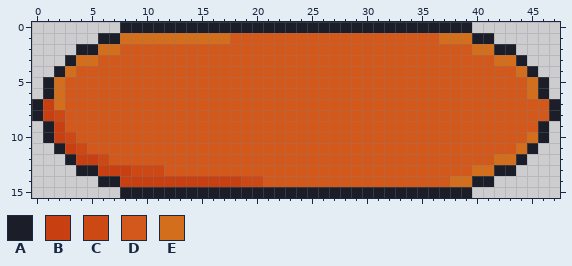
Pixel-art file: Art/UI/ButtonPressed.ase. Above, as it was before the edit.
48x16 pixels, 1 frame.
Palette (. is transparent): A #1b1e29  B #c83f11  C #cc4815  D #d3581c  E #d36e1c
Pixels before, first column x 0:
 0 ........AAAAAAAAAAAAAAAAAAAAAAAAAAAAAAAA........
 1 ......AAEEEEEEEEEEDDDDDDDDDDDDDDDDDDDEEEAA......
 2 ....AAEEDDDDDDDDDDDDDDDDDDDDDDDDDDDDDDDDEEAA....
 3 ...AEEDDDDDDDDDDDDDDDDDDDDDDDDDDDDDDDDDDDDEEA...
 4 ..AEDDDDDDDDDDDDDDDDDDDDDDDDDDDDDDDDDDDDDDDDEA..
 5 .AEDDDDDDDDDDDDDDDDDDDDDDDDDDDDDDDDDDDDDDDDDDEA.
 6 .AEDDDDDDDDDDDDDDDDDDDDDDDDDDDDDDDDDDDDDDDDDDEA.
 7 ABEDDDDDDDDDDDDDDDDDDDDDDDDDDDDDDDDDDDDDDDDDDDDA
 8 ABCDDDDDDDDDDDDDDDDDDDDDDDDDDDDDDDDDDDDDDDDDDDDA
 9 .ABDDDDDDDDDDDDDDDDDDDDDDDDDDDDDDDDDDDDDDDDDDDA.
10 .ABCDDDDDDDDDDDDDDDDDDDDDDDDDDDDDDDDDDDDDDDDDEA.
11 ..ABCDDDDDDDDDDDDDDDDDDDDDDDDDDDDDDDDDDDDDDDEA..
12 ...ABBCDDDDDDDDDDDDDDDDDDDDDDDDDDDDDDDDDDDEEA...
13 ....AABBBCCCDDDDDDDDDDDDDDDDDDDDDDDDDDDDEEAA....
14 ......AABBBBBBBBBBBCCDDDDDDDDDDDDDDDDDEEAA......
15 ........AAAAAAAAAAAAAAAAAAAAAAAAAAAAAAAA........
Now the later version:
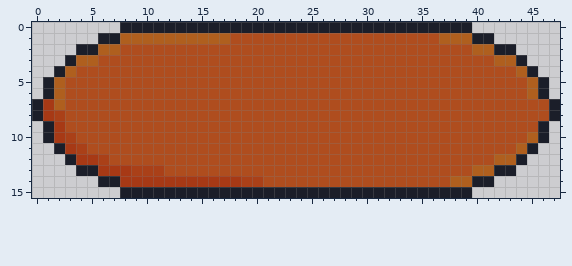
Change:
colour B: #c83f11 -> #a73915
colour C: #cc4815 -> #aa4018
colour D: #d3581c -> #af4d1e
colour E: #d36e1c -> #af5f1e
Boxes around the changes in both pictures, in picture pixels (x1, y1, x2, y2):
changed: (43, 33, 549, 187)
